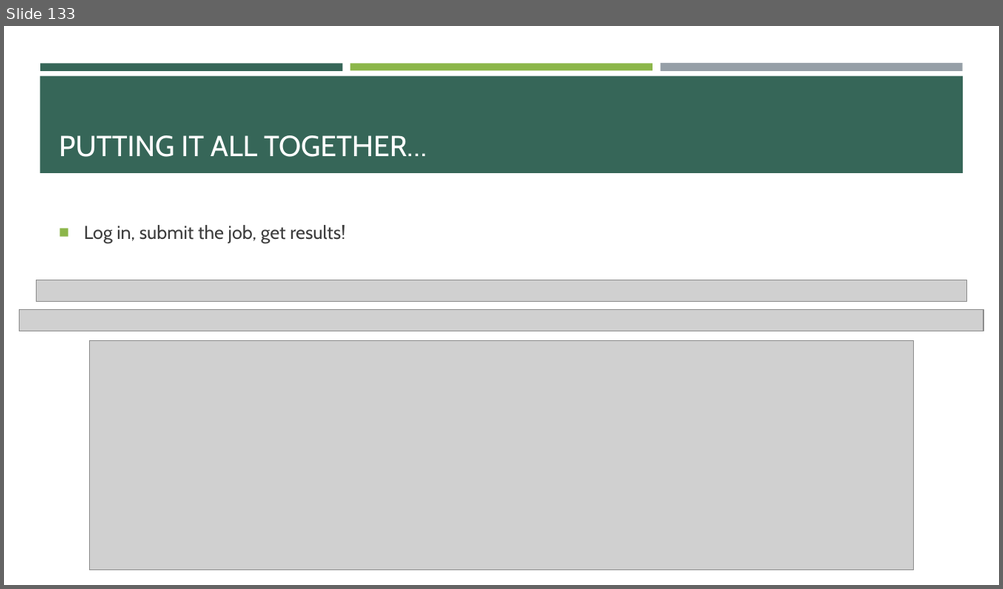
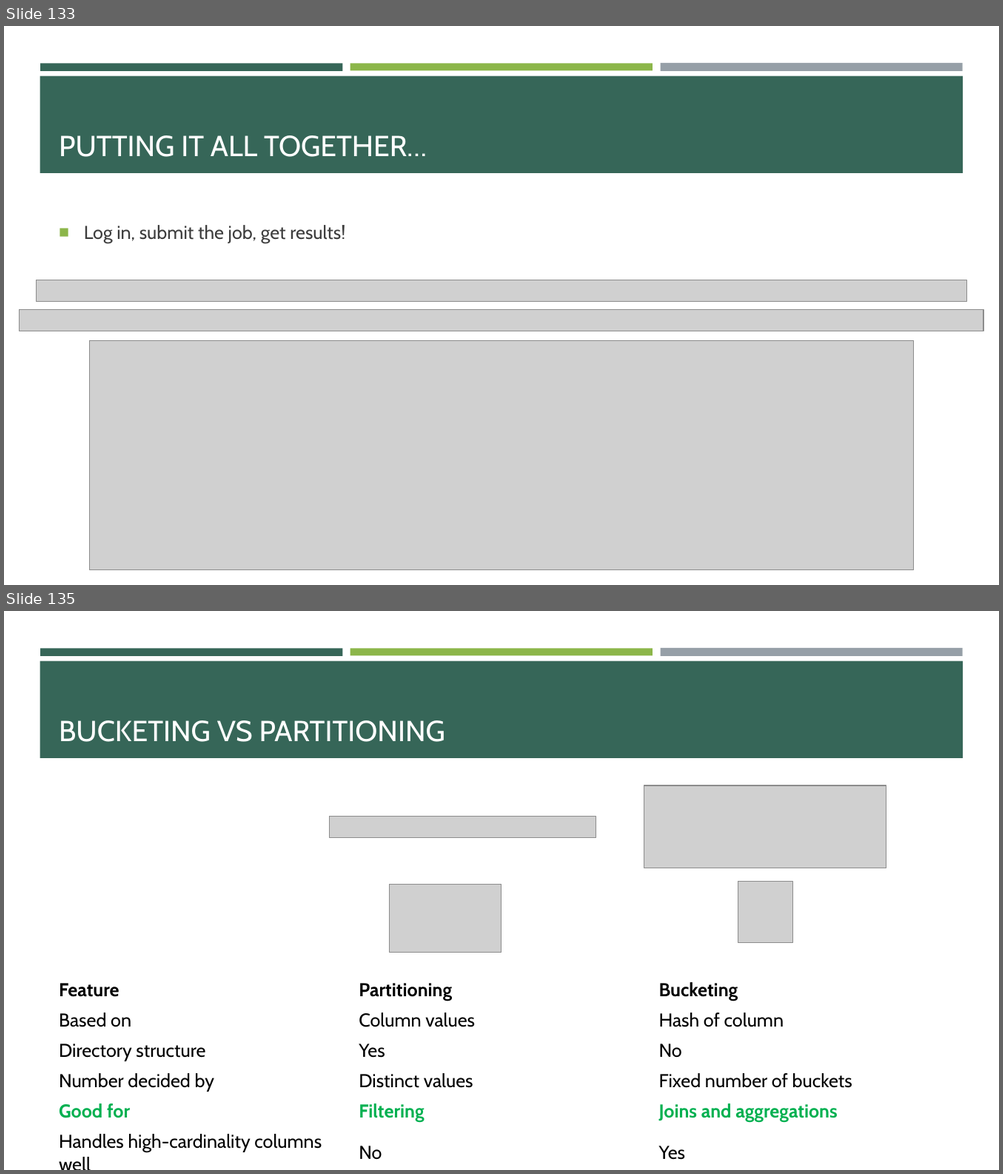
Before and after one commit to e-m-wilson/data_engineering, a slide deck: spark/Spark.pptx. Shown one above the other, each under a label of ours: slide 133 before the commit, slides 133 and 135 after it; the slides between them are not shown. The pictures are 1003x589 and 1003x1174 pixels, drawn with LibreOffice and Linux fonts; fonts in the diff are those of the drawing; grey boxes stand for pictures. Boxes give left, top, right and bottom in pixels: in the first picture for what was removed or moved away, otherwise in the second. Text is boxed around its words. In the diff, an @@ line names an element or a change of style, - is before the commit and + after.

```diff
--- a/spark/Spark.pptx
+++ b/spark/Spark.pptx
@@ slide 135 added at box(4, 611, 999, 1170), background #FFFFFF; not listed: 4 template elements that a slide beside it also shows @@
@@ title added at box(59, 721, 445, 742), 28 pt, text #FFFFFF @@
+BUCKETING VS PARTITIONING
@@ picture added at box(644, 786, 886, 869) @@
@@ picture added at box(330, 816, 596, 838) @@
@@ picture added at box(390, 884, 502, 953) @@
@@ picture added at box(738, 882, 793, 943) @@
@@ table added at box(52, 976, 951, 1163), 6 rows, 3 columns @@
+Feature | Partitioning | Bucketing
+Based on | Column values | Hash of column
+Directory structure | Yes | No
+Number decided by | Distinct values | Fixed number of buckets
+Good for | Filtering | Joins and aggregations
+Handles high-cardinality columns well | No | Yes
```
Also in this commit, not shown: 3 slides changed, 1 other slide added, 6 other files.
